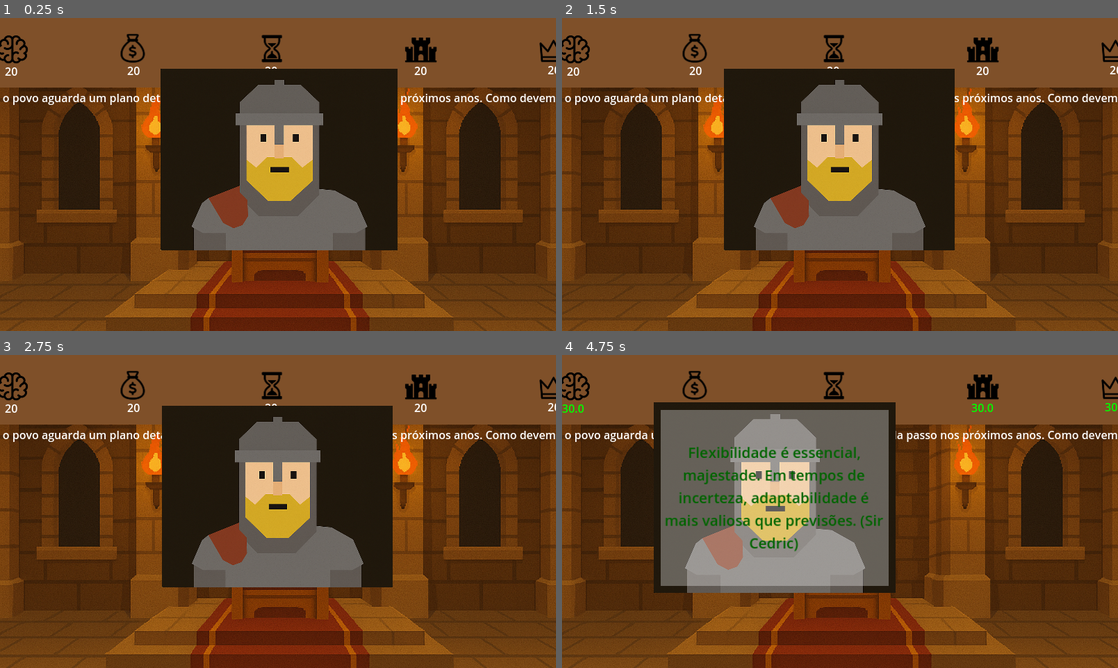
Above: before the commit, frames 1-4 (two rows, left to right).
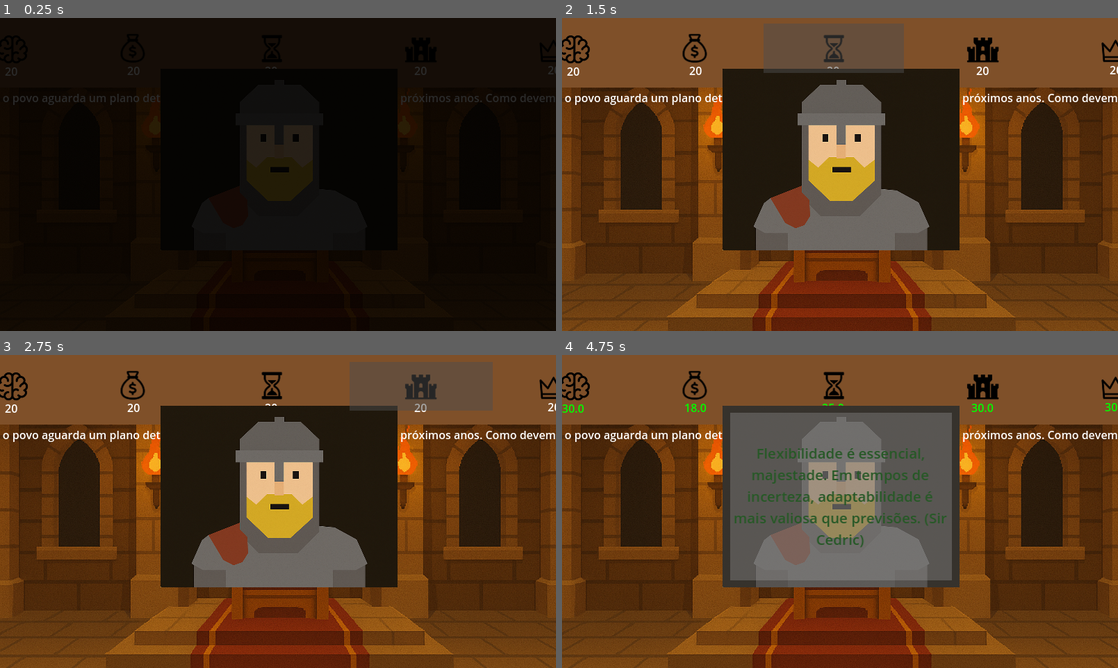
Above: after the commit, the same moments.

Repository: JulioDomanski/TCC
Game: Godot game, scene res://scenes/Main.tscn
The game is run twice, just before and just after one commit, with the same random seed, the same clock (stepped at 60 frames per second) and the same inputs. This scene is started directly instead of the project's main scene.
Inputs (mouse positions are in pixels of both pictures, inside the frame that each line leads up to):
- Up to frame 1 (0.25 s): no input
- Up to frame 2 (1.5 s): drag from (828, 165) to (895, 105) at 0.52 s; drag from (1006, 221) to (812, 237) at 1.27 s
- Up to frame 3 (2.75 s): tap Enter at 2 s; move the mouse to (111, 464) at 2.02 s; click (111, 464) at 2.17 s
- Up to frame 4 (4.75 s): tap Space at 2.75 s; drag from (867, 511) to (673, 464) at 2.77 s; move the mouse to (756, 433) at 3.52 s; click (756, 433) at 3.67 s; drag from (823, 502) to (756, 433) at 4.27 s

The runs differ from the first frame. In frame 1, 99% of the frame differs, in the area x 0-100%, y 0-100%; in frame 2, 5.3%; in frame 3, 5.3%; in frame 4, 29%.

Commit message:
feat : Tutorial basico implementado

Diff:
--- a/scripts/Main.gd
+++ b/scripts/Main.gd
@@ -2,13 +2,14 @@
 
 const CardScene = preload("res://scenes/Card.tscn")
 
-var deck = [] # Array com os IDs das cartas
+var deck = []
 var current_card = null
 var cards_data = {}
 var feedback_data = {}
-var card_id = 0 # Dicionário para armazenar todas as cartas
+var card_id = 0
 var showing_feedback = false
 var first_card = true
+@onready var vbox_label_tutorial : VBoxContainer
 
 @onready var backIndicadores = $MiddleControl/WrapperIndicadores/BackIndicadores
 @onready var pontosMoral = $MiddleControl/WrapperIndicadores/BackIndicadores/PontosMoral
@@ -19,8 +20,51 @@
 @onready var cardContainer = $MiddleControl/CardContainer
 @onready var dilema = $MiddleControl/CardContainer/Dilema
 @onready var ui = $"UI"
+@onready var viewport = get_viewport_rect()
+
+
+var tutorial_passos = [
+	{
+		"target_node_path": "MiddleControl/WrapperIndicadores/BackIndicadores/IndicadorMoral",
+		"mensagem": "Esse é o indicador do Moral dos Anoes. Tome decisões estratégicas para mantê-lo alto!"
+	},
+	{
+		"target_node_path": "MiddleControl/WrapperIndicadores/BackIndicadores/IndicadorRecursos",
+		"mensagem": "Aqui está o Tesouro do reino. Evite a falência!"
+	},
+	{
+		"target_node_path": "MiddleControl/WrapperIndicadores/BackIndicadores/InidicadotTempo",
+		"mensagem": "Este é o tempo. Suas ações consomem ciclos — pense com sabedoria!"
+	},
+	{
+		"target_node_path": "MiddleControl/WrapperIndicadores/BackIndicadores/IndicadorProgresso",
+		"mensagem": "Porgresso do Castelo ."
+	},
+	{
+		"target_node_path": "MiddleControl/WrapperIndicadores/BackIndicadores/IndicadorConfianca",
+		"mensagem": "Sua popularidade com o povo. Não os deixe na mão!"
+	},
+	{
+		"target_node_path": "MiddleControl/CardContainer/Dilema",
+		"mensagem": "Esse e o Dilema que te sera apresentado."
+	},
+	{
+		"target_node_path": "Card",
+		"mensagem": "Essa e a carta. Voce pode arrastar na direita , e na esquerda . Cada lado tem uma decisao diferente , cuidado , essas decisoes tem impacto nos indicadores."
+	}
+]
+var tutorial_index = 0
+var highlight_rect : ColorRect
+var tutorial_label = null
+
+
 
 func _ready():
+	var fade_rect := ColorRect.new()
+	fade_rect.color = Color(0, 0, 0, 1)
+	fade_rect.set_anchors_preset(Control.PRESET_FULL_RECT)
+	fade_rect.z_index = 5
+	add_child(fade_rect)
 	load_cards_data()
 	initialize_deck()
 	spawn_new_card()
@@ -29,6 +73,13 @@
 	pontosTempo.text = "20"
 	pontosProgresso.text = "20"
 	pontosConfianca.text="20"
+	var fade_tween := create_tween()
+	fade_tween.tween_property(fade_rect, "color", Color(0, 0, 0, 0), 1.5)
+	await fade_tween.finished
+	fade_rect.queue_free()
+	mostrar_tutorial_passo()
+
+
 
 
 
@@ -57,32 +108,32 @@
 
 
 func initialize_deck():
-	# Cria um deck com todos os IDs disponíveis
+
 	deck = cards_data.keys()
 
 func spawn_new_card():
-	# Verifica se tem cartas no deck
+
 	if deck.size() == 0:
-		dilema.text = "Parabens voce reconstruiu o castelo" # Recarrega se acabou
-		return
-	# Remove a carta atual se existir
+		dilema.text = "Parabens voce reconstruiu o castelo"
+		return
+
 	if current_card:
 		current_card.queue_free()
 
-	# Pega o ID da próxima carta
+
 	card_id = deck.pop_front()
 	print("Carta atual - ID: ", card_id)
 
-	# Cria a nova carta
+
 	current_card = CardScene.instantiate()
 	cardContainer.add_child(current_card)
 
 
-	# Configura a carta com os dados do JSON
+
 	current_card.setup_card(cards_data[card_id])
 	dilema.text = cards_data[card_id]["text"]
 
-	# Conecta o sinal para saber quando a carta foi descartada
+
 	current_card.connect("card_discarded", Callable(self, "_on_card_discarded"))
 
 func set_points(node,direction,indicator):
@@ -98,16 +149,16 @@
 func show_feedback_card(card_data,direction) -> Signal:
 	showing_feedback = true
 
-	# Remove decision card
+
 	if current_card:
 		current_card.queue_free()
 
-	# Create feedback card
+
 	current_card = CardScene.instantiate()
 	cardContainer.add_child(current_card)
 	current_card.setup_card(cards_data[card_id], true,direction)
 	current_card.connect("card_discarded", Callable(self, "_on_card_discarded"))
-	return current_card.card_discarded  # Wait until card is swiped
+	return current_card.card_discarded
 
 func _on_card_discarded(direction, card_data):
 
@@ -117,7 +168,7 @@
 
 
 	if showing_feedback:
-		# Feedback was shown and swiped away, now show next card
+
 		showing_feedback = false
 		spawn_new_card()
 		return
@@ -130,12 +181,12 @@
 	set_points(pontosConfianca,direction,"trust")
 
 	print("Carta descartada: ", direction)
-	# Aqui você pode processar os efeitos da carta se quiser
-
-
-
-
-	await show_feedback_card(card_data,direction)# Pede uma nova carta
+
+
+
+
+
+	await show_feedback_card(card_data,direction)
 	print(is_game_over())
 	first_card = false
 
@@ -147,9 +198,9 @@
 func game_over():
 
 
-	# Step 1: Create full-screen black overlay
+
 	var black_overlay := ColorRect.new()
-	black_overlay.color = Color(0, 0, 0, 0)  # Fully transparent
+	black_overlay.color = Color(0, 0, 0, 0)
 	black_overlay.anchor_left = 0
 	black_overlay.anchor_top = 0
 	black_overlay.anchor_right = 1
@@ -160,46 +211,19 @@
 	black_overlay.offset_bottom = 0
 	add_child(black_overlay)
 
-	# Step 2: Tween fade to black
+
 	var tween := create_tween()
 	tween.tween_property(black_overlay, "color", Color(0, 0, 0, 1), 1.0)
 	await tween.finished
 
-	# Step 3: Remove all children except the overlay
+
 	for child in get_children():
 		if child != black_overlay:
 			child.queue_free()
 
 
-	await get_tree().process_frame  # Let Godot finish cleanup
-	'''
-	# Step 4: Add centered "GAME OVER" label
-	var label := Label.new()
-	label.text = "GAME OVER"
-
-	var center = get_viewport().get_visible_rect().size / 2
-	print(center)
-
-	# Set offsets to center it exactly (if size is known/fixed)
-	label.offset_left = 100
-	label.offset_top = 100
-	label.offset_right = 200
-	label.offset_bottom = 200
-
-	# OR: leave offsets at 0 and enable center alignment
-	label.horizontal_alignment = HORIZONTAL_ALIGNMENT_CENTER
-	label.vertical_alignment = VERTICAL_ALIGNMENT_CENTER
-
-	# Customize appearance
-	label.add_theme_font_size_override("font_size", 64)
-	label.modulate = Color(0, 0, 0, 0)
-
-	# Fade in effect
-	var tween_label := create_tween()
-	tween_label.tween_property(label, "modulate", Color(1, 1, 1, 1), 1.0)
-	black_overlay.add_child(label)
-	'''
-	# In _ready or a function:
+	await get_tree().process_frame
+
 	var center_container := CenterContainer.new()
 	center_container.anchor_left = 0
 	center_container.anchor_top = 0
@@ -216,12 +240,64 @@
 	label.add_theme_font_size_override("font_size", 64)
 	label.horizontal_alignment = HORIZONTAL_ALIGNMENT_CENTER
 	label.vertical_alignment = VERTICAL_ALIGNMENT_CENTER
-	# Customize appearance
+
 	label.add_theme_font_size_override("font_size", 64)
 	label.modulate = Color(0, 0, 0, 0)
 
-	# Fade in effect
+
 	var tween_label := create_tween()
 	tween_label.tween_property(label, "modulate", Color(1, 1, 1, 1), 1.0)
 
 	center_container.add_child(label)
+
+
+func mostrar_tutorial_passo():
+
+	if tutorial_index >= tutorial_passos.size():
+
+		highlight_rect.queue_free()
+		tutorial_label.queue_free()
+		return
+
+	var passo = tutorial_passos[tutorial_index]
+	var target_node
+	if(passo["target_node_path"] == "Card"):
+		target_node = current_card.get_child(0,false)
+
+
+	else:
+		target_node = get_node(passo["target_node_path"])
+
+
+
+	if highlight_rect:
+		highlight_rect.queue_free()
+	highlight_rect = ColorRect.new()
+	highlight_rect.color = Color(0.3, 0.3, 0.3, 0.5)
+	highlight_rect.anchor_left = target_node.anchor_left
+	highlight_rect.anchor_top = target_node.anchor_top
+	highlight_rect.anchor_bottom =target_node.anchor_bottom
+	highlight_rect.anchor_right = target_node.anchor_right
+	highlight_rect.offset_left = target_node.offset_left
+	highlight_rect.offset_top = target_node.offset_top
+	highlight_rect.offset_right = target_node.offset_right
+	highlight_rect.offset_bottom = target_node.offset_bottom
+	highlight_rect.z_index = 10
+	target_node.get_parent().add_child(highlight_rect)
+
+
+
+	if tutorial_label:
+		tutorial_label.queue_free()
+	tutorial_label = Label.new()
+	tutorial_label.text = passo["mensagem"]
+	tutorial_label.set_position(Vector2(100, 500))
+	tutorial_label.add_theme_font_size_override("font_size", 20)
+	tutorial_label.set("custom_colors/font_color", Color(1, 1, 1))
+	add_child(tutorial_label)
+
+func _input(event):
+	if event is InputEventMouseButton and event.pressed and tutorial_index<=6:
+		tutorial_index += 1
+		mostrar_tutorial_passo()
+		print(tutorial_index)
